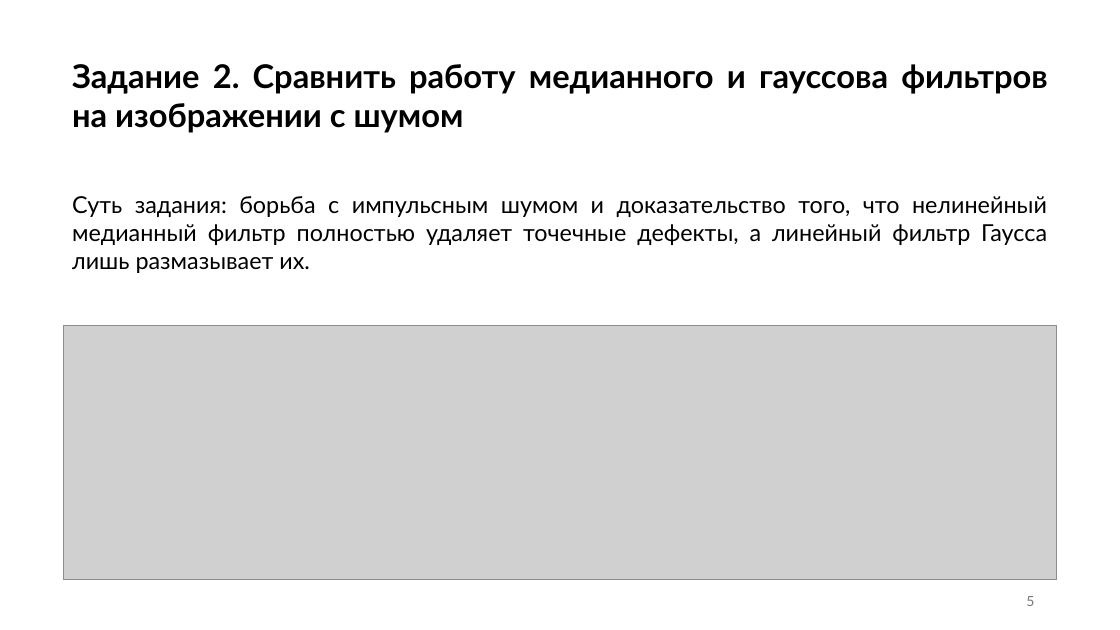
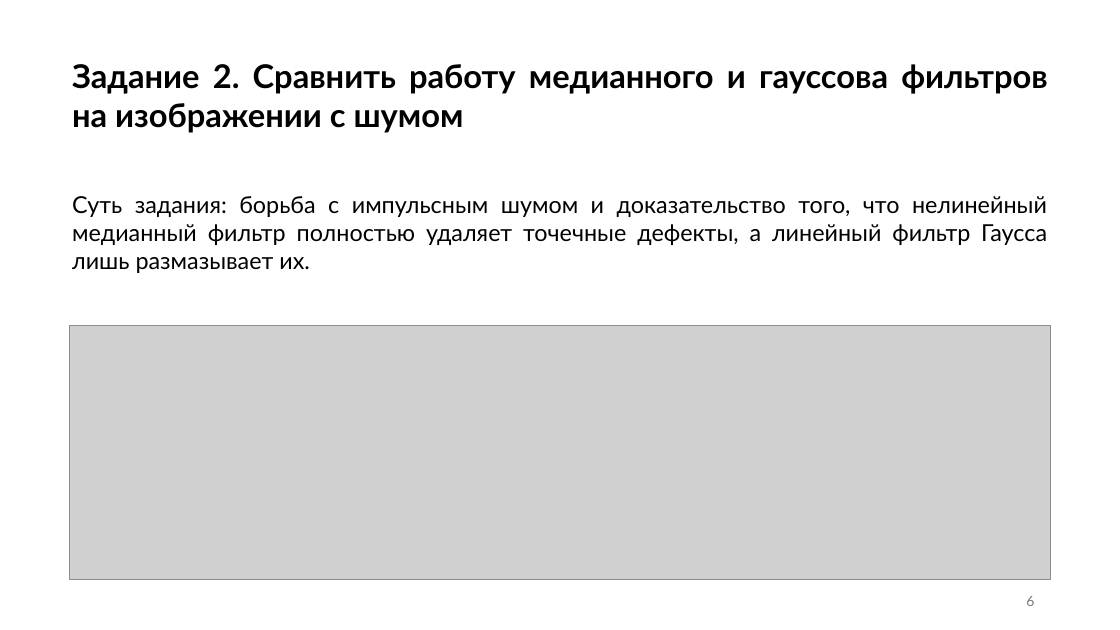
Before and after one commit to quistxnd/cv, a slide deck: slide 6 of lab4/lab4.pptx (slide 5 before the commit). Drawn at 1120x630 pixels with LibreOffice and Linux fonts; fonts in the diff are those of the drawing; grey boxes stand for pictures. Boxes give left, top, right and bottom in pixels: in the first picture for what was removed or moved away, otherwise in the second. Text is boxed around its words. In the diff, an @@ line names an element or a change of style, - is before the commit and + after.

```diff
--- a/lab4/lab4.pptx
+++ b/lab4/lab4.pptx
@@ picture: place and size @@
-picture at bbox=[64, 325, 1056, 579]
+picture at bbox=[69, 325, 1051, 579]
@@ page number at bbox=[1026, 596, 1034, 606]: text changed @@
-5
+6
```
Also in this commit, not shown: 2 other slides changed, 1 slide added, 2 other files.
